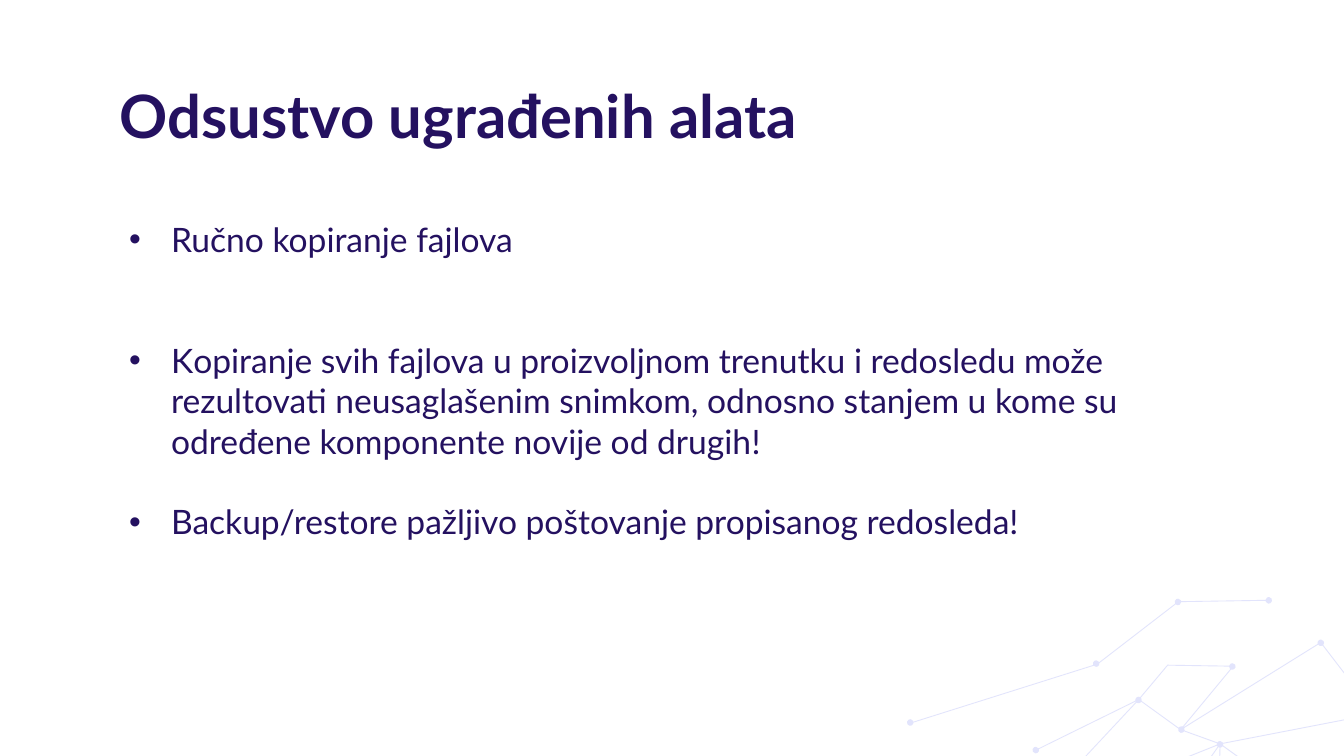
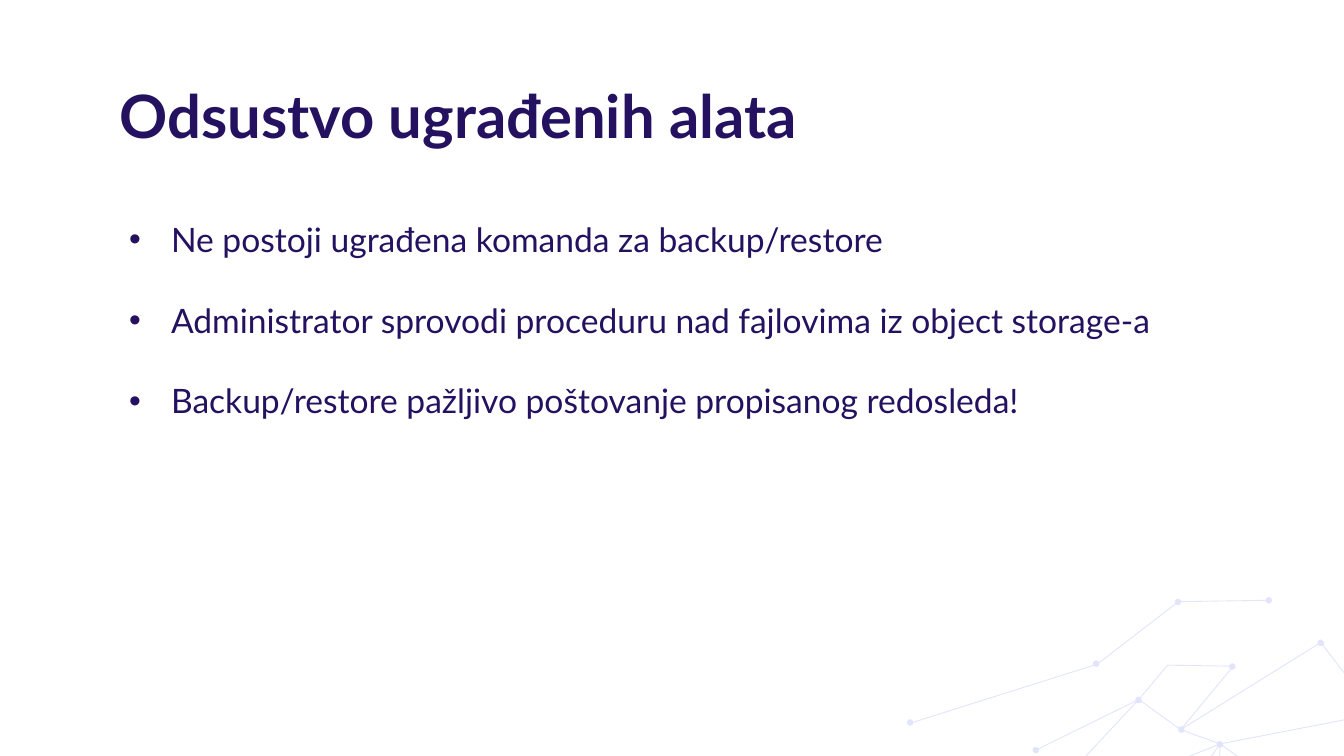
Before and after one commit to anitagolubovic/Backup_restore_InfluxDB_3_Core, a slide deck: slide 5 of Backup_restore.pptx (slide 4 before the commit). Drawn at 1344x756 pixels with LibreOffice and Linux fonts; fonts in the diff are those of the drawing; background and template pictures are left out. Boxes give left, top, right and bottom in pixels: in the first picture for what was removed or moved away, otherwise in the second. Text is boxed around its words. In the diff, an @@ line names an element or a change of style, - is before the commit and + after.

```diff
--- a/Backup_restore.pptx
+++ b/Backup_restore.pptx
@@ subtitle at (171, 227, 1150, 339): text changed @@
-• Ručno kopiranje fajlova
-• Kopiranje svih fajlova u proizvoljnom trenutku i redosledu može rezultovati neusaglašenim snimkom, odnosno stanjem u kome su određene komponente novije od drugih!
+• Ne postoji ugrađena komanda za backup/restore
+• Administrator sprovodi proceduru nad fajlovima iz object storage-a
```
Also in this commit, not shown: 5 other slides changed, 1 slide added, 2 slides removed.
